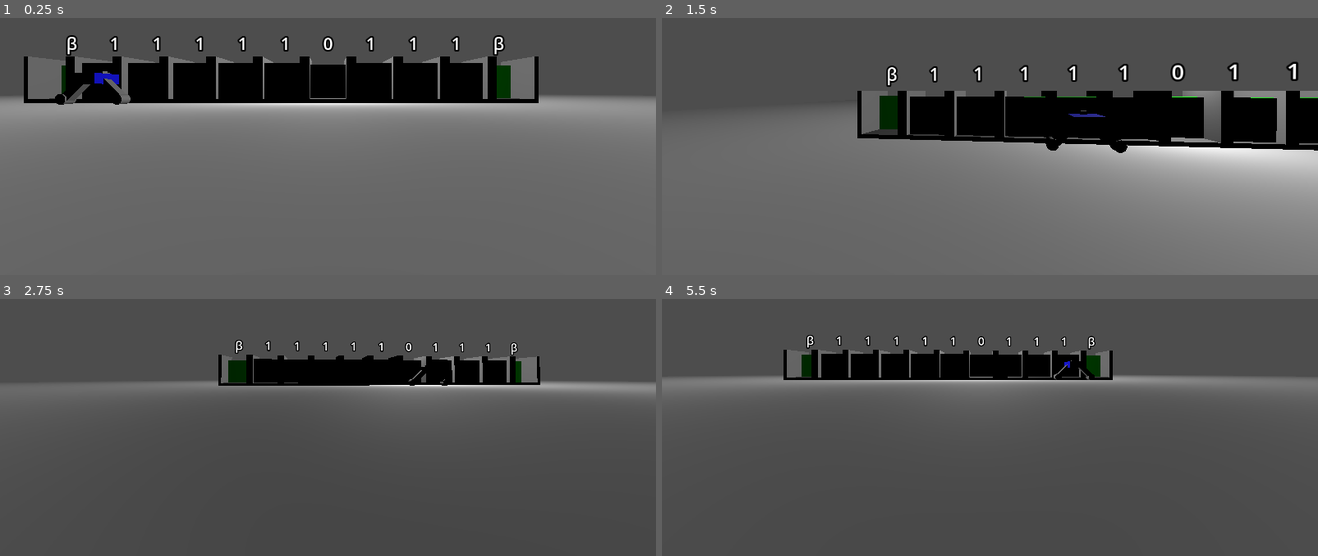
Above: before the commit, frames 1-4 (two rows, left to right).
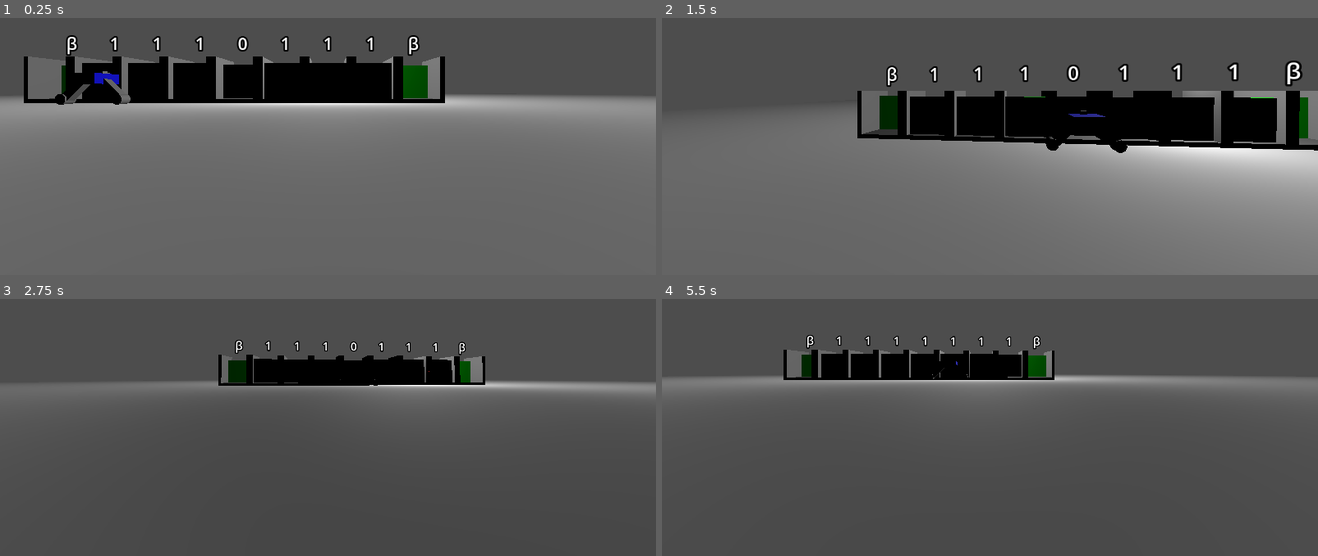
Above: after the commit, the same moments.

Repository: sofipipi/MaquinaTuring
Game: Godot game, scene res://escenario.tscn
The game is run twice, just before and just after one commit, with the same random seed, the same clock (stepped at 60 frames per second) and the same inputs.
Inputs (mouse positions are in pixels of both pictures, inside the frame that each line leads up to):
- Up to frame 1 (0.25 s): no input
- Up to frame 2 (1.5 s): tap Enter at 0.5 s; move the mouse to (1022, 89) at 0.52 s; hold A (A) 0.53-1.28 s; tap Space (salto) at 0.77 s; tap D (D) at 0.8, 1.35 s; move the mouse to (957, 92) at 1.27 s
- Up to frame 3 (2.75 s): tap Space (salto) at 1.52 s; tap S (S) at 1.55 s; move the mouse to (341, 365) at 2.02 s; hold S (S) from 2.03 s (still down); tap A (A) at 2.3 s
- Up to frame 4 (5.5 s): move the mouse to (983, 378) at 2.77 s; release S (S) at 2.78 s; tap A (A) at 2.85, 4.55 s; tap Space (salto) at 3.02, 3.77, 4.52 s; tap D (D) at 3.05, 5.3 s; move the mouse to (1035, 376) at 3.52 s; hold D (D) 3.53-4.28 s; tap S (S) at 3.8, 4.35 s; move the mouse to (937, 368) at 4.27 s; move the mouse to (996, 373) at 5.02 s; hold W (W) from 5.03 s (still down)

The runs differ from the first frame. In frame 1, 3.8% of the frame differs, in the area x 33-83%, y 6-34%; in frame 2, 1.3%; in frame 3, 1.4%; in frame 4, 1.4%.

Commit message:
Funcionalidad para cambiar desde suma a resta desde la simulación

Diff:
--- a/Simulación/turing-machine/controlador_carritos.gd
+++ b/Simulación/turing-machine/controlador_carritos.gd
@@ -8,6 +8,9 @@
 
 @export var moving = false
 @export var pushing = false
+
+var current_push_tween = null
+var current_move_tween = null
 
 # Constantes importantes
 const DEFAULT_SCALE_Z = 1.0       # Escala por defecto en el eje Z
@@ -43,6 +46,7 @@
 	moving = true
 	# El Tween moverá el nodo desde su posición actual hasta la posición objetivo
 	var tween = create_tween()
+	current_move_tween = tween
 	tween.tween_property(
 		self, # El nodo al que aplicamos la propiedad (self = este script)
 		"global_position", # La propiedad que queremos animar
@@ -66,7 +70,7 @@
 	initial_scale = pusher.scale
 	var tween_extend = create_tween()
 	# === VALORES OBJETIVO ===
-
+	current_push_tween = tween_extend
 	# 1. Escala Final: La escala Z se aumenta por la distancia de empuje.
 	var final_scale = initial_scale
 	final_scale.z = DEFAULT_SCALE_Z + distance
@@ -110,3 +114,22 @@
 
 func _on_push_finished():
 	pushing = false
+
+func cleanup_and_free():
+	# 1. Detener el Tween de movimiento
+	if current_move_tween and current_move_tween.is_running():
+		current_move_tween.kill()
+		current_move_tween = null
+
+	# 2. Detener el Tween de empuje
+	if current_push_tween and current_push_tween.is_running():
+		current_push_tween.kill()
+		current_push_tween = null
+
+	# Nota: Los Timers creados con await (get_tree().create_timer)
+	# se cancelan automáticamente cuando el nodo al que está enlazado el 'await'
+	# (en este caso, 'self') es liberado, pero es buena práctica matar el Tween.
+
+	print("Limpiando y liberando...")
+	# 3. Liberar el nodo
+	queue_free()
--- /dev/null
+++ b/Simulación/turing-machine/controlador_carritos.tscn
@@ -0,0 +1,182 @@
+[gd_scene load_steps=23 format=3 uid="uid://x7cjejtkwici"]
+
+[ext_resource type="Script" uid="uid://dv4gmfwtq6ifc" path="res://controlador_carritos.gd" id="1_pm4va"]
+[ext_resource type="Script" uid="uid://chwbes1d00a04" path="res://state_machine.gd" id="2_ghvwm"]
+[ext_resource type="Script" uid="uid://cysavaqbh77cj" path="res://estados/suma_q_0.gd" id="3_0d4kx"]
+[ext_resource type="Script" uid="uid://bidokrv8pq67k" path="res://estados/suma_q_1.gd" id="4_xm6ys"]
+[ext_resource type="Script" uid="uid://42ifkqyhmmut" path="res://estados/suma_q_2.gd" id="5_gp14q"]
+[ext_resource type="Script" uid="uid://dcyos0pltf55g" path="res://estados/suma_qf.gd" id="6_4i1ai"]
+[ext_resource type="Script" uid="uid://byq3akpyly724" path="res://estados/resta_q_0.gd" id="7_4ndjv"]
+[ext_resource type="Script" uid="uid://c4nnfytqogcu" path="res://estados/resta_q_1.gd" id="8_mmxf6"]
+[ext_resource type="Script" uid="uid://cnsmy734mg3mq" path="res://estados/resta_q_2.gd" id="9_vxx2h"]
+[ext_resource type="Script" uid="uid://v4rqerkwdinb" path="res://estados/resta_q_3.gd" id="10_ayr2f"]
+[ext_resource type="Script" uid="uid://bg4caejgeckfk" path="res://estados/resta_q_4.gd" id="11_haft8"]
+[ext_resource type="Script" uid="uid://bcyhe2j81vedb" path="res://estados/resta_q_5.gd" id="12_h11s5"]
+[ext_resource type="Script" uid="uid://bhmkx8dfttscm" path="res://estados/resta_qf.gd" id="13_mpxgk"]
+
+[sub_resource type="BoxMesh" id="BoxMesh_aopi6"]
+size = Vector3(0.15, 0.5, 0.15)
+
+[sub_resource type="StandardMaterial3D" id="StandardMaterial3D_kb1ak"]
+albedo_color = Color(0, 0, 1, 1)
+
+[sub_resource type="BoxMesh" id="BoxMesh_oaxx3"]
+material = SubResource("StandardMaterial3D_kb1ak")
+size = Vector3(0.5, 0.2, 0.5)
+
+[sub_resource type="BoxShape3D" id="BoxShape3D_85vns"]
+size = Vector3(0.5, 0.2, 0.5)
+
+[sub_resource type="CylinderMesh" id="CylinderMesh_87ks1"]
+top_radius = 0.1
+bottom_radius = 0.1
+height = 0.2
+
+[sub_resource type="BoxMesh" id="BoxMesh_i137q"]
+size = Vector3(0.1, 0.1, 0.1)
+
+[sub_resource type="CylinderShape3D" id="CylinderShape3D_1ycac"]
+height = 0.1
+radius = 0.01
+
+[sub_resource type="CylinderMesh" id="CylinderMesh_ofqux"]
+top_radius = 0.01
+bottom_radius = 0.01
+height = 0.1
+
+[sub_resource type="BoxShape3D" id="BoxShape3D_eels0"]
+size = Vector3(0.5, 0.2, 0.5)
+
+[node name="ControladorCarritos" type="Node3D"]
+script = ExtResource("1_pm4va")
+
+[node name="Carrito1" type="StaticBody3D" parent="."]
+
+[node name="Pata1" type="MeshInstance3D" parent="Carrito1"]
+transform = Transform3D(-0.70710665, 0.70710665, 0, -0.70710665, -0.70710665, 0, 0, 0, 1, 0.33, 0.312, 1)
+mesh = SubResource("BoxMesh_aopi6")
+skeleton = NodePath("../MeshInstance3D")
+
+[node name="Pata2" type="MeshInstance3D" parent="Carrito1"]
+transform = Transform3D(0.7071067, 0.7071067, 0, -0.7071067, 0.7071067, 0, 0, 0, 1, -0.33, 0.312, 1)
+mesh = SubResource("BoxMesh_aopi6")
+skeleton = NodePath("../MeshInstance3D")
+
+[node name="MeshInstance3D" type="MeshInstance3D" parent="Carrito1"]
+transform = Transform3D(1, 0, 0, 0, 1, 0, 0, 0, 1, 0, 0.5, 1)
+mesh = SubResource("BoxMesh_oaxx3")
+
+[node name="CollisionShape3D" type="CollisionShape3D" parent="Carrito1"]
+transform = Transform3D(1, 0, 0, 0, 1, 0, 0, 0, 1, 0, 0.5, 1)
+shape = SubResource("BoxShape3D_85vns")
+
+[node name="Rueda2" type="MeshInstance3D" parent="Carrito1"]
+transform = Transform3D(1, 0, 0, 0, -4.371139e-08, -1, 0, 1, -4.371139e-08, -0.551, 0.11, 1)
+mesh = SubResource("CylinderMesh_87ks1")
+skeleton = NodePath("../Rueda1")
+
+[node name="Rueda1" type="MeshInstance3D" parent="Carrito1"]
+transform = Transform3D(1, 0, 0, 0, -4.371139e-08, -1, 0, 1, -4.371139e-08, 0.511, 0.11, 1)
+mesh = SubResource("CylinderMesh_87ks1")
+
+[node name="RayCast3D" type="RayCast3D" parent="Carrito1"]
+transform = Transform3D(1.3, 0, 0, 0, -5.6824803e-08, -1.3, 0, 1.3, -5.6824803e-08, 0, 0.5, 1)
+rotation_order = 3
+collision_mask = 2
+collide_with_areas = true
+collide_with_bodies = false
+
+[node name="PusherCaja" type="MeshInstance3D" parent="Carrito1"]
+transform = Transform3D(1, 0, 0, 0, -4.371139e-08, -1, 0, 1, -4.371139e-08, 0, 0.612, 0.83)
+mesh = SubResource("BoxMesh_i137q")
+skeleton = NodePath("")
+
+[node name="Pusher" type="CharacterBody3D" parent="Carrito1"]
+transform = Transform3D(1, 0, 0, 0, -4.371139e-08, -1, 0, 1, -4.371139e-08, 0, 0.63, 0.73)
+
+[node name="CollisionShape3D" type="CollisionShape3D" parent="Carrito1/Pusher"]
+shape = SubResource("CylinderShape3D_1ycac")
+
+[node name="Pusher" type="CSGMesh3D" parent="Carrito1/Pusher"]
+mesh = SubResource("CylinderMesh_ofqux")
+
+[node name="Carrito2" type="StaticBody3D" parent="."]
+transform = Transform3D(1, 0, 0, 0, 1, 0, 0, 0, 1, 0, 0, -2)
+
+[node name="MeshInstance3D" type="MeshInstance3D" parent="Carrito2"]
+transform = Transform3D(1, 0, 0, 0, 1, 0, 0, 0, 1, 0, 0.5, 1)
+mesh = SubResource("BoxMesh_oaxx3")
+
+[node name="CollisionShape3D" type="CollisionShape3D" parent="Carrito2"]
+transform = Transform3D(1, 0, 0, 0, 1, 0, 0, 0, 1, 0, 0.5, 1)
+shape = SubResource("BoxShape3D_eels0")
+
+[node name="Pata1" type="MeshInstance3D" parent="Carrito2"]
+transform = Transform3D(-0.70710665, 0.70710665, 0, -0.70710665, -0.70710665, 0, 0, 0, 1, 0.33, 0.312, 1)
+mesh = SubResource("BoxMesh_aopi6")
+skeleton = NodePath("../MeshInstance3D")
+
+[node name="Pata2" type="MeshInstance3D" parent="Carrito2"]
+transform = Transform3D(0.7071067, 0.7071067, 0, -0.7071067, 0.7071067, 0, 0, 0, 1, -0.33, 0.312, 1)
+mesh = SubResource("BoxMesh_aopi6")
+skeleton = NodePath("../MeshInstance3D")
+
+[node name="Rueda2" type="MeshInstance3D" parent="Carrito2"]
+transform = Transform3D(1, 0, 0, 0, -4.371139e-08, -1, 0, 1, -4.371139e-08, -0.551, 0.11, 1)
+mesh = SubResource("CylinderMesh_87ks1")
+skeleton = NodePath("../Rueda1")
+
+[node name="Rueda1" type="MeshInstance3D" parent="Carrito2"]
+transform = Transform3D(1, 0, 0, 0, -4.371139e-08, -1, 0, 1, -4.371139e-08, 0.511, 0.11, 1)
+mesh = SubResource("CylinderMesh_87ks1")
+
+[node name="PusherCaja" type="MeshInstance3D" parent="Carrito2"]
+transform = Transform3D(1, 0, 0, 0, -4.371139e-08, -1, 0, 1, -4.371139e-08, 0, 0.612, 1.17)
+mesh = SubResource("BoxMesh_i137q")
+skeleton = NodePath("")
+
+[node name="Pusher" type="CharacterBody3D" parent="Carrito2"]
+transform = Transform3D(1, 0, 0, 0, -4.371139e-08, 1, 0, -1, -4.371139e-08, 0, 0.63, 1.27)
+
+[node name="CollisionShape3D" type="CollisionShape3D" parent="Carrito2/Pusher"]
+shape = SubResource("CylinderShape3D_1ycac")
+
+[node name="Pusher" type="CSGMesh3D" parent="Carrito2/Pusher"]
+mesh = SubResource("CylinderMesh_ofqux")
+
+[node name="StateMachine" type="Node" parent="." node_paths=PackedStringArray("parent_node")]
+script = ExtResource("2_ghvwm")
+parent_node = NodePath("..")
+
+[node name="SumaQ0" type="Node" parent="StateMachine"]
+script = ExtResource("3_0d4kx")
+
+[node name="SumaQ1" type="Node" parent="StateMachine"]
+script = ExtResource("4_xm6ys")
+
+[node name="SumaQ2" type="Node" parent="StateMachine"]
+script = ExtResource("5_gp14q")
+
+[node name="SumaQf" type="Node" parent="StateMachine"]
+script = ExtResource("6_4i1ai")
+
+[node name="RestaQ0" type="Node" parent="StateMachine"]
+script = ExtResource("7_4ndjv")
+
+[node name="RestaQ1" type="Node" parent="StateMachine"]
+script = ExtResource("8_mmxf6")
+
+[node name="RestaQ2" type="Node" parent="StateMachine"]
+script = ExtResource("9_vxx2h")
+
+[node name="RestaQ3" type="Node" parent="StateMachine"]
+script = ExtResource("10_ayr2f")
+
+[node name="RestaQ4" type="Node" parent="StateMachine"]
+script = ExtResource("11_haft8")
+
+[node name="RestaQ5" type="Node" parent="StateMachine"]
+script = ExtResource("12_h11s5")
+
+[node name="RestaQf" type="Node" parent="StateMachine"]
+script = ExtResource("13_mpxgk")
--- a/Simulación/turing-machine/escenario.gd
+++ b/Simulación/turing-machine/escenario.gd
@@ -1,21 +1,52 @@
 extends Node3D
 
 @onready var caja = preload("res://cajinha.tscn");
+@onready var controlador = preload("res://controlador_carritos.tscn")
 @onready var originalPos = Vector3.ZERO
+@onready var texto_automata = $CambioAutomata/Label3D
+@onready var controlador_instancia: Node3D
 
 const BETA = -0.25
 const CERO = 0.0
 const UNO = 0.25
 
-var cinta = [ BETA, UNO, UNO, UNO, UNO, UNO, CERO, UNO, UNO, UNO, BETA]
+var cinta = [ BETA, UNO, UNO, UNO, CERO, UNO, UNO, UNO, BETA]
 
 func _ready():
+	texto_automata.text = "Suma"
+	generar_maquina(cinta)
+
+
+func generar_maquina(cinta: Array):
+	controlador_instancia = controlador.instantiate()
+	add_child(controlador_instancia)
+	controlador_instancia.set_position(Vector3(-5,0,0))
 	var i = -1
 	for d in cinta:
 		originalPos = Vector3(i, 0, 0)
-		var instance: StaticBody3D = caja.instantiate()
+		var instance = caja.instantiate()
 		instance.position = originalPos
 		find_child("Cinta").add_child(instance)
 		var dato_instancia: RigidBody3D = instance.get_dato()
 		dato_instancia.set_position(Vector3(0,0.5,d))
 		i += 1
+
+
+
+func _on_cambio_automata_area_entered(area: Area3D) -> void:
+	if Global.tipo_automata == "SumaQ0":
+		Global.tipo_automata = "RestaQ0"
+		texto_automata.text = "Resta"
+	else:
+		Global.tipo_automata = "SumaQ0"
+		texto_automata.text = "Suma"
+
+
+
+func _on_generar_automata_area_entered(area: Area3D) -> void:
+	#generar_maquina(cinta)
+	if find_child("Cinta").get_child_count() > 0:
+		for child in find_child("Cinta").get_children():
+			child.queue_free()
+	controlador_instancia.cleanup_and_free()
+	generar_maquina(cinta)
--- a/Simulación/turing-machine/escenario.tscn
+++ b/Simulación/turing-machine/escenario.tscn
@@ -1,20 +1,7 @@
-[gd_scene load_steps=29 format=3 uid="uid://f5vejqmjfxin"]
+[gd_scene load_steps=10 format=3 uid="uid://f5vejqmjfxin"]
 
 [ext_resource type="Script" uid="uid://63n5euv4a68r" path="res://personaje.gd" id="1_8ycel"]
 [ext_resource type="Script" uid="uid://e8fgb74qvsga" path="res://escenario.gd" id="1_kb1ak"]
-[ext_resource type="Script" uid="uid://dv4gmfwtq6ifc" path="res://controlador_carritos.gd" id="3_kb1ak"]
-[ext_resource type="Script" uid="uid://chwbes1d00a04" path="res://state_machine.gd" id="4_rdr0v"]
-[ext_resource type="Script" uid="uid://cysavaqbh77cj" path="res://estados/suma_q_0.gd" id="5_5uytk"]
-[ext_resource type="Script" uid="uid://bidokrv8pq67k" path="res://estados/suma_q_1.gd" id="6_wynv6"]
-[ext_resource type="Script" uid="uid://42ifkqyhmmut" path="res://estados/suma_q_2.gd" id="7_1isoa"]
-[ext_resource type="Script" uid="uid://dcyos0pltf55g" path="res://estados/suma_qf.gd" id="8_y8iie"]
-[ext_resource type="Script" uid="uid://byq3akpyly724" path="res://estados/resta_q_0.gd" id="9_y8iie"]
-[ext_resource type="Script" uid="uid://c4nnfytqogcu" path="res://estados/resta_q_1.gd" id="10_0d8te"]
-[ext_resource type="Script" uid="uid://cnsmy734mg3mq" path="res://estados/resta_q_2.gd" id="11_afgei"]
-[ext_resource type="Script" uid="uid://v4rqerkwdinb" path="res://estados/resta_q_3.gd" id="12_tahjo"]
-[ext_resource type="Script" uid="uid://bg4caejgeckfk" path="res://estados/resta_q_4.gd" id="13_2vqrx"]
-[ext_resource type="Script" uid="uid://bhmkx8dfttscm" path="res://estados/resta_qf.gd" id="14_3tpgd"]
-[ext_resource type="Script" uid="uid://bcyhe2j81vedb" path="res://estados/resta_q_5.gd" id="14_afgei"]
 
 [sub_resource type="StandardMaterial3D" id="StandardMaterial3D_nnu1l"]
 
@@ -29,38 +16,14 @@
 radius = 0.25439453
 height = 0.50878906
 
-[sub_resource type="BoxMesh" id="BoxMesh_kb1ak"]
-size = Vector3(0.15, 0.5, 0.15)
+[sub_resource type="BoxShape3D" id="BoxShape3D_nnu1l"]
 
 [sub_resource type="StandardMaterial3D" id="StandardMaterial3D_kb1ak"]
-albedo_color = Color(0, 0, 1, 1)
+albedo_color = Color(1, 0, 0, 1)
 
-[sub_resource type="BoxMesh" id="BoxMesh_rdr0v"]
+[sub_resource type="PlaneMesh" id="PlaneMesh_rdr0v"]
 material = SubResource("StandardMaterial3D_kb1ak")
-size = Vector3(0.5, 0.2, 0.5)
-
-[sub_resource type="BoxShape3D" id="BoxShape3D_rdr0v"]
-size = Vector3(0.5, 0.2, 0.5)
-
-[sub_resource type="CylinderMesh" id="CylinderMesh_rdr0v"]
-top_radius = 0.1
-bottom_radius = 0.1
-height = 0.2
-
-[sub_resource type="BoxMesh" id="BoxMesh_5uytk"]
-size = Vector3(0.1, 0.1, 0.1)
-
-[sub_resource type="CylinderShape3D" id="CylinderShape3D_kb1ak"]
-height = 0.1
-radius = 0.01
-
-[sub_resource type="CylinderMesh" id="CylinderMesh_okbv4"]
-top_radius = 0.01
-bottom_radius = 0.01
-height = 0.1
-
-[sub_resource type="BoxShape3D" id="BoxShape3D_5uytk"]
-size = Vector3(0.5, 0.2, 0.5)
+size = Vector2(1, 1)
 
 [node name="Node3D" type="Node3D"]
 script = ExtResource("1_kb1ak")
@@ -93,137 +56,41 @@
 
 [node name="Camera3D" type="Camera3D" parent="CharacterBody3D/Pivot"]
 
-[node name="ControladorCarritos" type="Node3D" parent="."]
-transform = Transform3D(1, 0, 0, 0, 1, 0, 0, 0, 1, -5, 0, 0)
-script = ExtResource("3_kb1ak")
+[node name="Area3D" type="Area3D" parent="CharacterBody3D"]
 
-[node name="Carrito1" type="StaticBody3D" parent="ControladorCarritos"]
+[node name="CollisionShape3D" type="CollisionShape3D" parent="CharacterBody3D/Area3D"]
+shape = SubResource("CapsuleShape3D_kb1ak")
 
-[node name="Pata1" type="MeshInstance3D" parent="ControladorCarritos/Carrito1"]
-transform = Transform3D(-0.70710665, 0.70710665, 0, -0.70710665, -0.70710665, 0, 0, 0, 1, 0.33, 0.312, 1)
-mesh = SubResource("BoxMesh_kb1ak")
-skeleton = NodePath("../MeshInstance3D")
+[node name="CambioAutomata" type="Area3D" parent="."]
+transform = Transform3D(1, 0, 0, 0, 1, 0, 0, 0, 1, 0, 0, 6.7138214)
 
-[node name="Pata2" type="MeshInstance3D" parent="ControladorCarritos/Carrito1"]
-transform = Transform3D(0.7071067, 0.7071067, 0, -0.7071067, 0.7071067, 0, 0, 0, 1, -0.33, 0.312, 1)
-mesh = SubResource("BoxMesh_kb1ak")
-skeleton = NodePath("../MeshInstance3D")
+[node name="CollisionShape3D" type="CollisionShape3D" parent="CambioAutomata"]
+transform = Transform3D(1, 0, 0, 0, 1, 0, 0, 0, 1, 2.5870275, 0, 3.8325481)
+shape = SubResource("BoxShape3D_nnu1l")
 
-[node name="MeshInstance3D" type="MeshInstance3D" parent="ControladorCarritos/Carrito1"]
-transform = Transform3D(1, 0, 0, 0, 1, 0, 0, 0, 1, 0, 0.5, 1)
-mesh = SubResource("BoxMesh_rdr0v")
+[node name="MeshInstance3D" type="MeshInstance3D" parent="CambioAutomata"]
+transform = Transform3D(1, 0, 0, 0, 1, 0, 0, 0, 1, 2.572364, 0.007157445, 3.8173542)
+mesh = SubResource("PlaneMesh_rdr0v")
 
-[node name="CollisionShape3D" type="CollisionShape3D" parent="ControladorCarritos/Carrito1"]
-transform = Transform3D(1, 0, 0, 0, 1, 0, 0, 0, 1, 0, 0.5, 1)
-shape = SubResource("BoxShape3D_rdr0v")
+[node name="Label3D" type="Label3D" parent="CambioAutomata"]
+transform = Transform3D(-1, 0, -8.742278e-08, 0, 1, 0, 8.742278e-08, 0, -1, 2.589319, 0.3250568, 3.818932)
+pixel_size = 0.0125
 
-[node name="Rueda2" type="MeshInstance3D" parent="ControladorCarritos/Carrito1"]
-transform = Transform3D(1, 0, 0, 0, -4.371139e-08, -1, 0, 1, -4.371139e-08, -0.551, 0.11, 1)
-mesh = SubResource("CylinderMesh_rdr0v")
-skeleton = NodePath("../Rueda1")
+[node name="GenerarAutomata" type="Area3D" parent="."]
+transform = Transform3D(1, 0, 0, 0, 1, 0, 0, 0, 1, 1.7100537, 0, 6.7138214)
 
-[node name="Rueda1" type="MeshInstance3D" parent="ControladorCarritos/Carrito1"]
-transform = Transform3D(1, 0, 0, 0, -4.371139e-08, -1, 0, 1, -4.371139e-08, 0.511, 0.11, 1)
-mesh = SubResource("CylinderMesh_rdr0v")
+[node name="CollisionShape3D" type="CollisionShape3D" parent="GenerarAutomata"]
+transform = Transform3D(1, 0, 0, 0, 1, 0, 0, 0, 1, 2.5870275, 0, 3.8325481)
+shape = SubResource("BoxShape3D_nnu1l")
 
-[node name="RayCast3D" type="RayCast3D" parent="ControladorCarritos/Carrito1"]
-transform = Transform3D(1.3, 0, 0, 0, -5.6824803e-08, -1.3, 0, 1.3, -5.6824803e-08, 0, 0.5, 1)
-rotation_order = 3
-collision_mask = 2
-collide_with_areas = true
-collide_with_bodies = false
+[node name="MeshInstance3D" type="MeshInstance3D" parent="GenerarAutomata"]
+transform = Transform3D(1, 0, 0, 0, 1, 0, 0, 0, 1, 2.572364, 0.007157445, 3.8173542)
+mesh = SubResource("PlaneMesh_rdr0v")
 
-[node name="PusherCaja" type="MeshInstance3D" parent="ControladorCarritos/Carrito1"]
-transform = Transform3D(1, 0, 0, 0, -4.371139e-08, -1, 0, 1, -4.371139e-08, 0, 0.612, 0.83)
-mesh = SubResource("BoxMesh_5uytk")
-skeleton = NodePath("")
+[node name="Label3D" type="Label3D" parent="GenerarAutomata"]
+transform = Transform3D(-1, 0, -8.742278e-08, 0, 1, 0, 8.742278e-08, 0, -1, 2.589319, 0.3250568, 3.818932)
+pixel_size = 0.0125
+text = "Reinicio"
 
-[node name="Pusher" type="CharacterBody3D" parent="ControladorCarritos/Carrito1"]
-transform = Transform3D(1, 0, 0, 0, -4.371139e-08, -1, 0, 1, -4.371139e-08, 0, 0.63, 0.73)
-
-[node name="CollisionShape3D" type="CollisionShape3D" parent="ControladorCarritos/Carrito1/Pusher"]
-shape = SubResource("CylinderShape3D_kb1ak")
-
-[node name="Pusher" type="CSGMesh3D" parent="ControladorCarritos/Carrito1/Pusher"]
-mesh = SubResource("CylinderMesh_okbv4")
-
-[node name="Carrito2" type="StaticBody3D" parent="ControladorCarritos"]
-transform = Transform3D(1, 0, 0, 0, 1, 0, 0, 0, 1, 0, 0, -2)
-
-[node name="MeshInstance3D" type="MeshInstance3D" parent="ControladorCarritos/Carrito2"]
-transform = Transform3D(1, 0, 0, 0, 1, 0, 0, 0, 1, 0, 0.5, 1)
-mesh = SubResource("BoxMesh_rdr0v")
-
-[node name="CollisionShape3D" type="CollisionShape3D" parent="ControladorCarritos/Carrito2"]
-transform = Transform3D(1, 0, 0, 0, 1, 0, 0, 0, 1, 0, 0.5, 1)
-shape = SubResource("BoxShape3D_5uytk")
-
-[node name="Pata1" type="MeshInstance3D" parent="ControladorCarritos/Carrito2"]
-transform = Transform3D(-0.70710665, 0.70710665, 0, -0.70710665, -0.70710665, 0, 0, 0, 1, 0.33, 0.312, 1)
-mesh = SubResource("BoxMesh_kb1ak")
-skeleton = NodePath("../MeshInstance3D")
-
-[node name="Pata2" type="MeshInstance3D" parent="ControladorCarritos/Carrito2"]
-transform = Transform3D(0.7071067, 0.7071067, 0, -0.7071067, 0.7071067, 0, 0, 0, 1, -0.33, 0.312, 1)
-mesh = SubResource("BoxMesh_kb1ak")
-skeleton = NodePath("../MeshInstance3D")
-
-[node name="Rueda2" type="MeshInstance3D" parent="ControladorCarritos/Carrito2"]
-transform = Transform3D(1, 0, 0, 0, -4.371139e-08, -1, 0, 1, -4.371139e-08, -0.551, 0.11, 1)
-mesh = SubResource("CylinderMesh_rdr0v")
-skeleton = NodePath("../Rueda1")
-
-[node name="Rueda1" type="MeshInstance3D" parent="ControladorCarritos/Carrito2"]
-transform = Transform3D(1, 0, 0, 0, -4.371139e-08, -1, 0, 1, -4.371139e-08, 0.511, 0.11, 1)
-mesh = SubResource("CylinderMesh_rdr0v")
-
-[node name="PusherCaja" type="MeshInstance3D" parent="ControladorCarritos/Carrito2"]
-transform = Transform3D(1, 0, 0, 0, -4.371139e-08, -1, 0, 1, -4.371139e-08, 0, 0.612, 1.17)
-mesh = SubResource("BoxMesh_5uytk")
-skeleton = NodePath("")
-
-[node name="Pusher" type="CharacterBody3D" parent="ControladorCarritos/Carrito2"]
-transform = Transform3D(1, 0, 0, 0, -4.371139e-08, 1, 0, -1, -4.371139e-08, 0, 0.63, 1.27)
-
-[node name="CollisionShape3D" type="CollisionShape3D" parent="ControladorCarritos/Carrito2/Pusher"]
-shape = SubResource("CylinderShape3D_kb1ak")
-
-[node name="Pusher" type="CSGMesh3D" parent="ControladorCarritos/Carrito2/Pusher"]
-mesh = SubResource("CylinderMesh_okbv4")
-
-[node name="StateMachine" type="Node" parent="ControladorCarritos" node_paths=PackedStringArray("parent_node")]
-script = ExtResource("4_rdr0v")
-parent_node = NodePath("..")
-
-[node name="SumaQ0" type="Node" parent="ControladorCarritos/StateMachine"]
-script = ExtResource("5_5uytk")
-
-[node name="SumaQ1" type="Node" parent="ControladorCarritos/StateMachine"]
-script = ExtResource("6_wynv6")
-
-[node name="SumaQ2" type="Node" parent="ControladorCarritos/StateMachine"]
-script = ExtResource("7_1isoa")
-
-[node name="SumaQf" type="Node" parent="ControladorCarritos/StateMachine"]
-script = ExtResource("8_y8iie")
-
-[node name="RestaQ0" type="Node" parent="ControladorCarritos/StateMachine"]
-script = ExtResource("9_y8iie")
-
-[node name="RestaQ1" type="Node" parent="ControladorCarritos/StateMachine"]
-script = ExtResource("10_0d8te")
-
-[node name="RestaQ2" type="Node" parent="ControladorCarritos/StateMachine"]
-script = ExtResource("11_afgei")
-
-[node name="RestaQ3" type="Node" parent="ControladorCarritos/StateMachine"]
-script = ExtResource("12_tahjo")
-
-[node name="RestaQ4" type="Node" parent="ControladorCarritos/StateMachine"]
-script = ExtResource("13_2vqrx")
-
-[node name="RestaQ5" type="Node" parent="ControladorCarritos/StateMachine"]
-script = ExtResource("14_afgei")
-
-[node name="RestaQf" type="Node" parent="ControladorCarritos/StateMachine"]
-script = ExtResource("14_3tpgd")
+[connection signal="area_entered" from="CambioAutomata" to="." method="_on_cambio_automata_area_entered"]
+[connection signal="area_entered" from="GenerarAutomata" to="." method="_on_generar_automata_area_entered"]
--- /dev/null
+++ b/Simulación/turing-machine/global.gd
@@ -0,0 +1,3 @@
+extends Node
+
+var tipo_automata:String = "SumaQ0"
--- a/Simulación/turing-machine/project.godot
+++ b/Simulación/turing-machine/project.godot
@@ -14,6 +14,10 @@
 run/main_scene="uid://f5vejqmjfxin"
 config/features=PackedStringArray("4.5", "Forward Plus")
 config/icon="res://icon.svg"
+
+[autoload]
+
+Global="*res://global.gd"
 
 [global_group]
 
--- a/Simulación/turing-machine/state_machine.gd
+++ b/Simulación/turing-machine/state_machine.gd
@@ -20,7 +20,7 @@
 
 	# 2. Inicializar con el primer estado
 	if states.size() > 0:
-		current_state = states["RestaQ0"]
+		current_state = states[find_child(Global.tipo_automata).name]
 		current_state.enter()
 
 func _process(delta: float):
Not shown, added: Simulación/turing-machine/global.gd.uid
